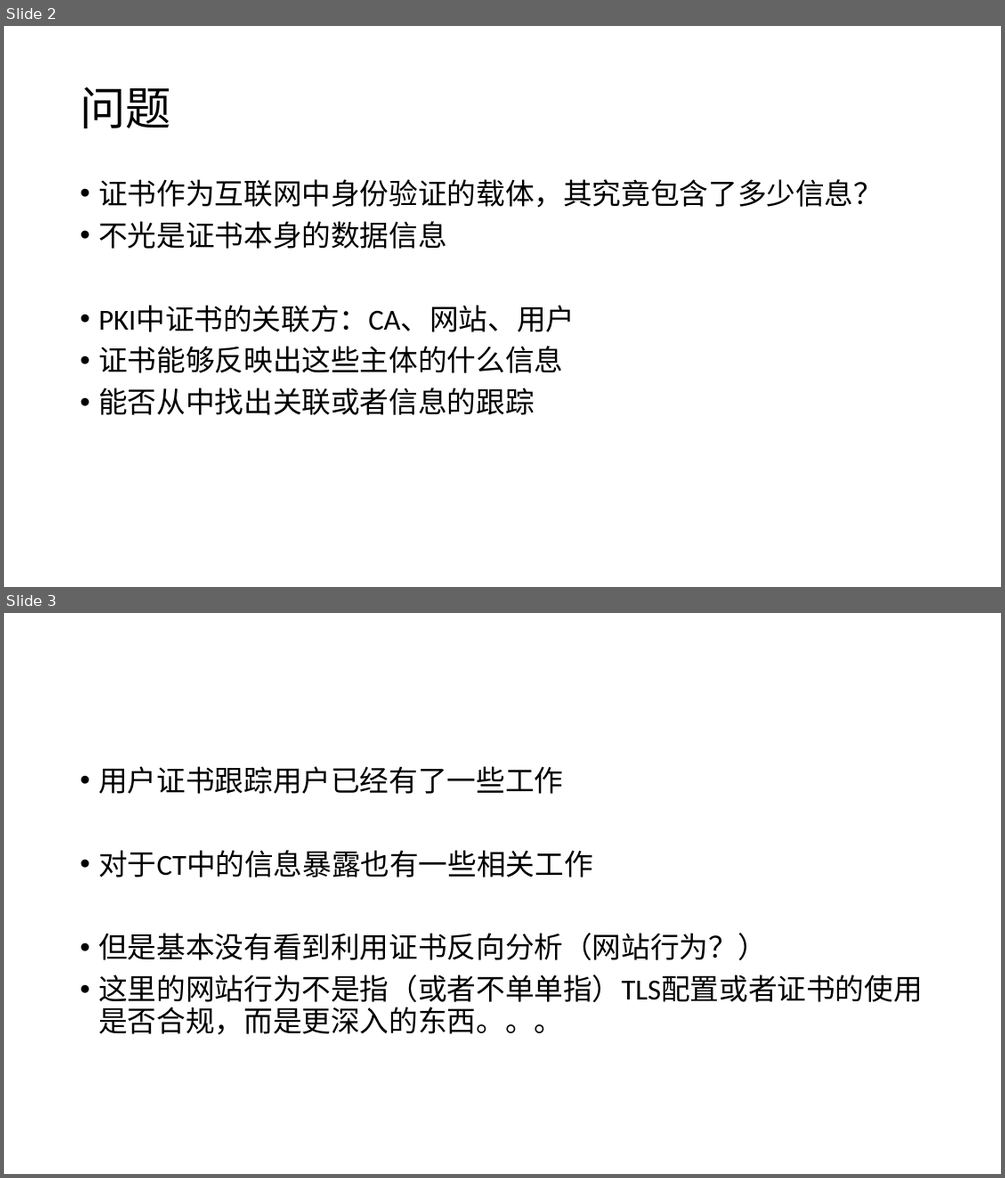
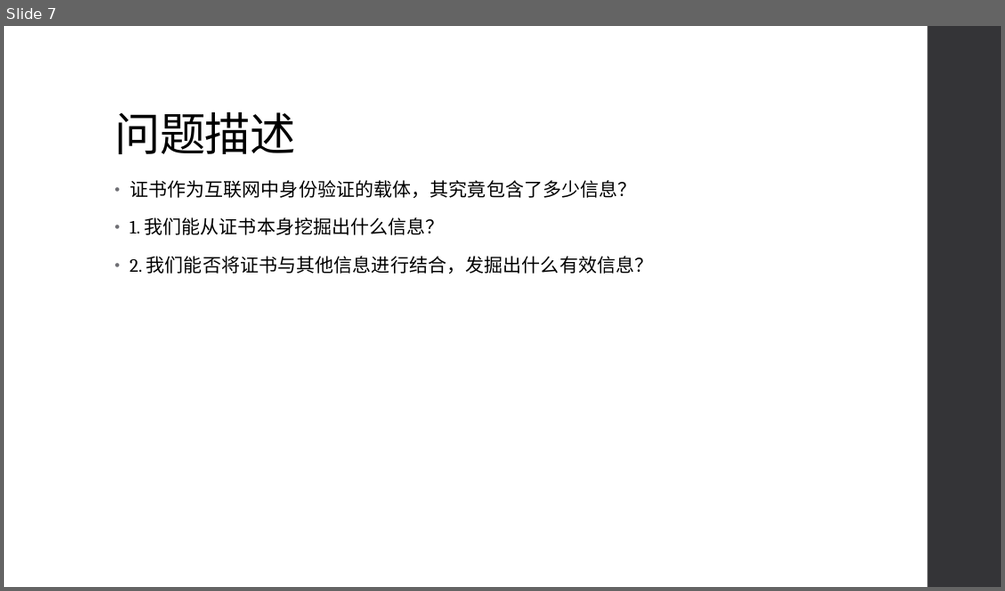
Before and after one commit to netsyscode/SSL-TLS-Certificate, a slide deck: 研究问题思考.pptx. Shown one above the other, each under a label of ours: slides 2 and 3 before the commit, slide 7 after it. The pictures are 1005x1178 and 1005x591 pixels, drawn with LibreOffice and Linux fonts; fonts in the diff are those of the drawing. Boxes give left, top, right and bottom in pixels: in the first picture for what was removed or moved away, otherwise in the second. Text is boxed around its words. In the diff, an @@ line names an element or a change of style, - is before the commit and + after.

```diff
--- a/研究问题思考.pptx
+++ b/研究问题思考.pptx
@@ slide 3 removed at (4, 613, 1001, 1174), background #FFFFFF @@
@@ text removed at (98, 766, 922, 1035) @@
-• 用户证书跟踪用户已经有了一些工作
-• 对于CT中的信息暴露也有一些相关工作
-• 但是基本没有看到利用证书反向分析（网站行为？）
-• 这里的网站行为不是指（或者不单单指）TLS配置或者证书的使用是否合规，而是更深入的东西。。。
@@ what was slide 2 is now slide 7 @@
@@ slide 7 changed as well @@
@@ rectangle added at (928, 26, 1001, 587), fill #353537 @@
@@ title "问题描述" at (114, 112, 296, 154): vertical alignment middle to bottom @@
@@ title at (114, 112, 296, 154): text changed; font Calibri to Cambria @@
-问题
+问题描述
@@ text "证书作为互联网中身份验证的载体，其究竟包含了多少信息？": place and size @@
-text "证书作为互联网中身份验证的载体，其究竟包含了多少信息？" at (98, 179, 882, 415)
+text "证书作为互联网中身份验证的载体，其究竟包含了多少信息？" at (129, 180, 654, 273)
@@ text at (129, 180, 637, 198): size 28 to 18 pt, font Calibri to Cambria, letter spacing 0 to 0.1 pt in "证书作为互联网中身份验证的载体，其究竟包含了多少信息？"; indent changed; line spacing 0.9 to 0.95; more space between paragraphs @@
@@ text at (129, 217, 654, 273): text changed; size 28 to 18 pt; font Calibri to Cambria @@
-• 不光是证书本身的数据信息
-• PKI中证书的关联方：CA、网站、用户
-• 证书能够反映出这些主体的什么信息
-• 能否从中找出关联或者信息的跟踪
+• 1. 我们能从证书本身挖掘出什么信息？
+• 2. 我们能否将证书与其他信息进行结合，发掘出什么有效信息？
```
Also in this commit, not shown: 1 other slide changed, 13 slides added.
